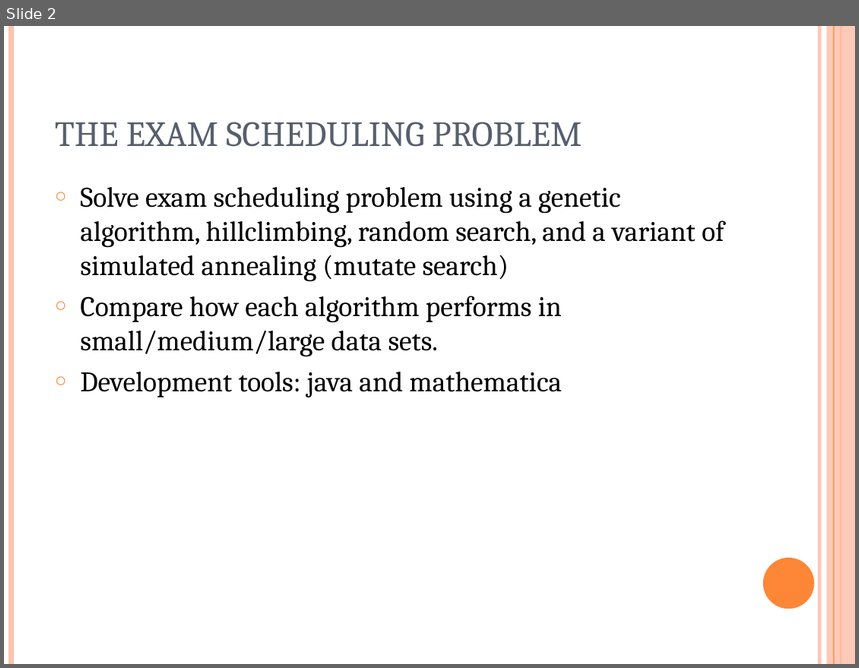
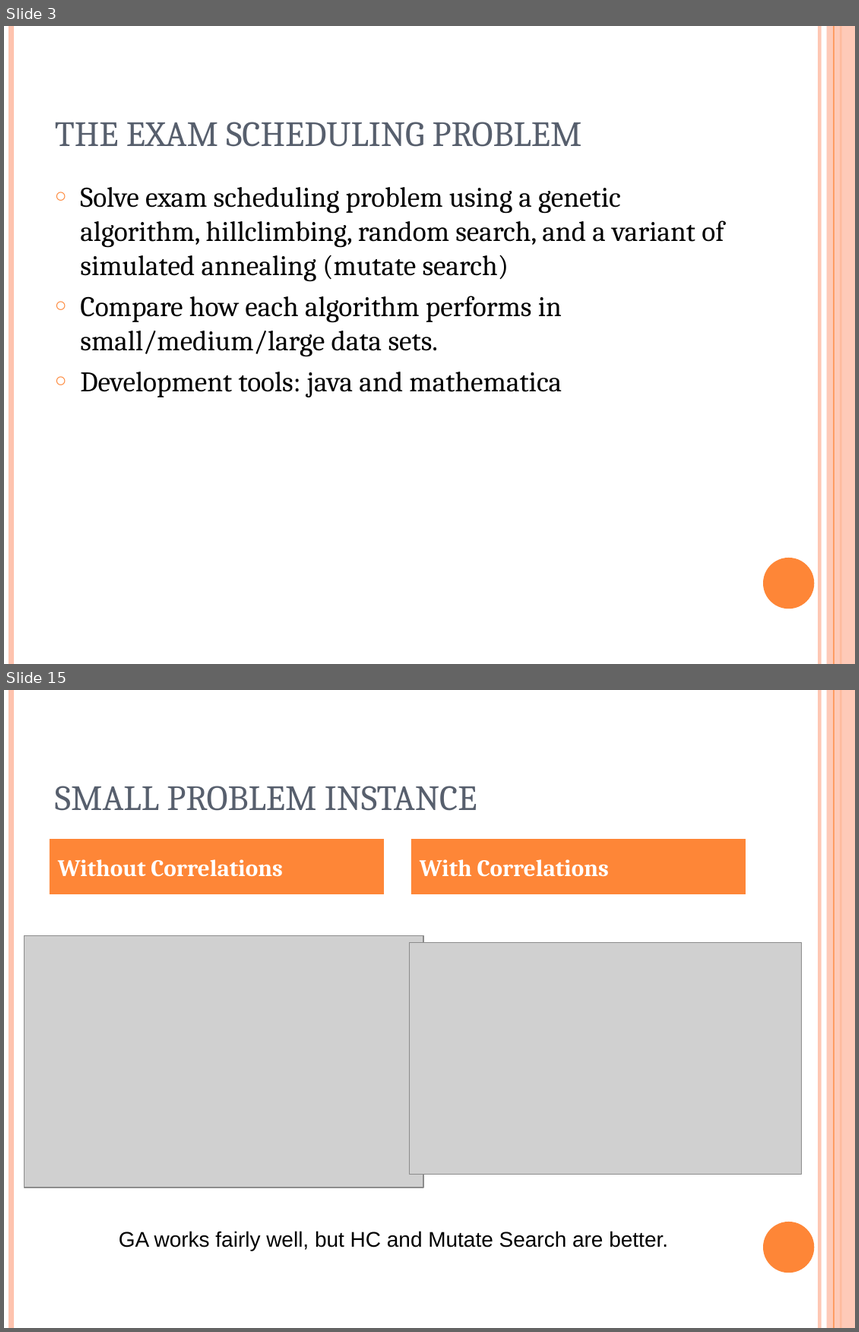
Before and after one commit to putrakoreng/csc384-genetic-algorithms-project, a slide deck: GA_TestBench/Data Files/presentation.ppt. Shown one above the other, each under a label of ours: slide 2 before the commit, slides 3 and 15 after it; the slides between them are not shown. The pictures are 859x668 and 859x1332 pixels, drawn with LibreOffice and Linux fonts; fonts in the diff are those of the drawing; grey boxes stand for pictures. Boxes give left, top, right and bottom in pixels: in the first picture for what was removed or moved away, otherwise in the second. Text is boxed around its words. In the diff, an @@ line names an element or a change of style, - is before the commit and + after.

```diff
--- a/GA_TestBench/Data Files/presentation.ppt
+++ b/GA_TestBench/Data Files/presentation.ppt
@@ slide 15 added at (x1=4, y1=690, x2=855, y2=1328), background #FFFFFF; not listed: 6 template elements that a slide beside it also shows @@
@@ title added at (x1=55, y1=786, x2=477, y2=811), 30 pt, text #575F6D @@
+SMALL PROBLEM INSTANCE
@@ rectangle added at (x1=50, y1=839, x2=385, y2=894), fill #FE8637, 20 pt, text #FFFFFF, bold @@
+Without Correlations
@@ rectangle added at (x1=411, y1=839, x2=747, y2=894), fill #FE8637, 20 pt, text #FFFFFF, bold @@
+With Correlations
@@ picture added at (x1=24, y1=936, x2=423, y2=1188) @@
@@ picture added at (x1=410, y1=943, x2=803, y2=1174) @@
@@ text added at (x1=119, y1=1231, x2=668, y2=1251), 18 pt, text #000000 @@
+GA works fairly well, but HC and Mutate Search are better.
@@ what was slide 2 is now slide 3 @@
```
Also in this commit, not shown: 8 slides changed, 8 other slides added, 7 slides removed, 1 other file.
